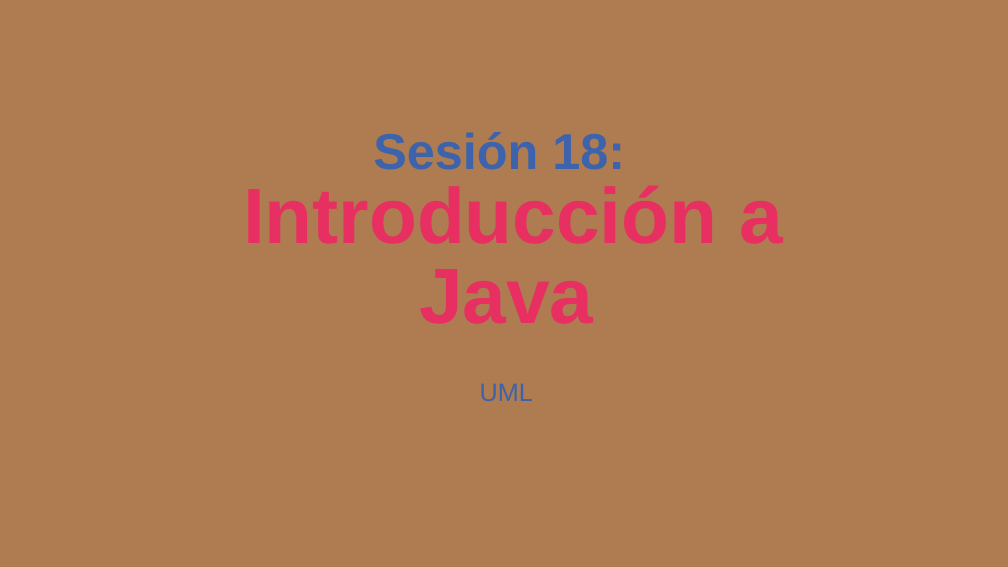
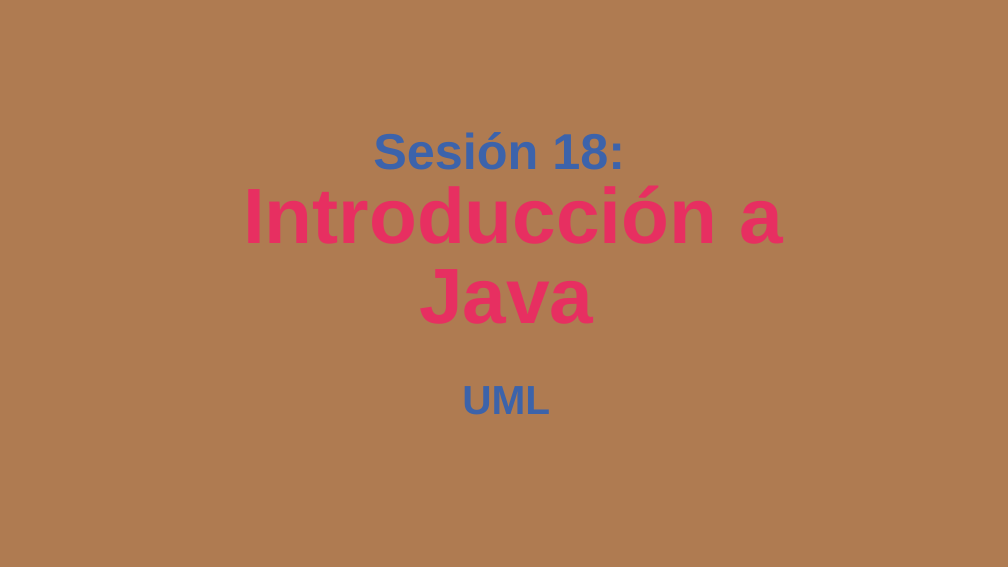
Before and after one commit to kristellu/CICLO_II, a slide deck: slide 2 of Componente_Teórico_Presentaciones/Slide-Java sesión 18 semana 6_.pptx. Drawn at 1008x567 pixels with LibreOffice and Linux fonts; fonts in the diff are those of the drawing; background and template pictures are left out. Boxes give left, top, right and bottom in pixels: in the first picture for what was removed or moved away, otherwise in the second. Text is boxed around its words. In the diff, an @@ line names an element or a change of style, - is before the commit and + after.

```diff
--- a/Componente_Teórico_Presentaciones/Slide-Java sesión 18 semana 6_.pptx
+++ b/Componente_Teórico_Presentaciones/Slide-Java sesión 18 semana 6_.pptx
@@ subtitle "UML" at <box>462,386,550,415</box>: size 18 to 29 pt, bold on @@
```
Also in this commit, not shown: 1 other slide changed, 1 slide added.
